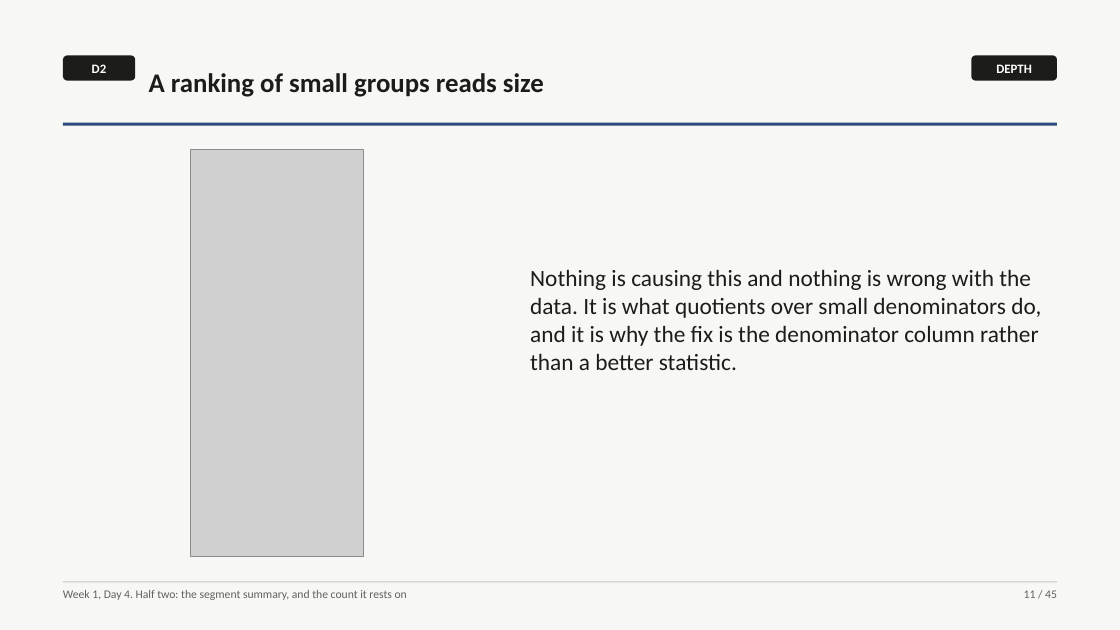
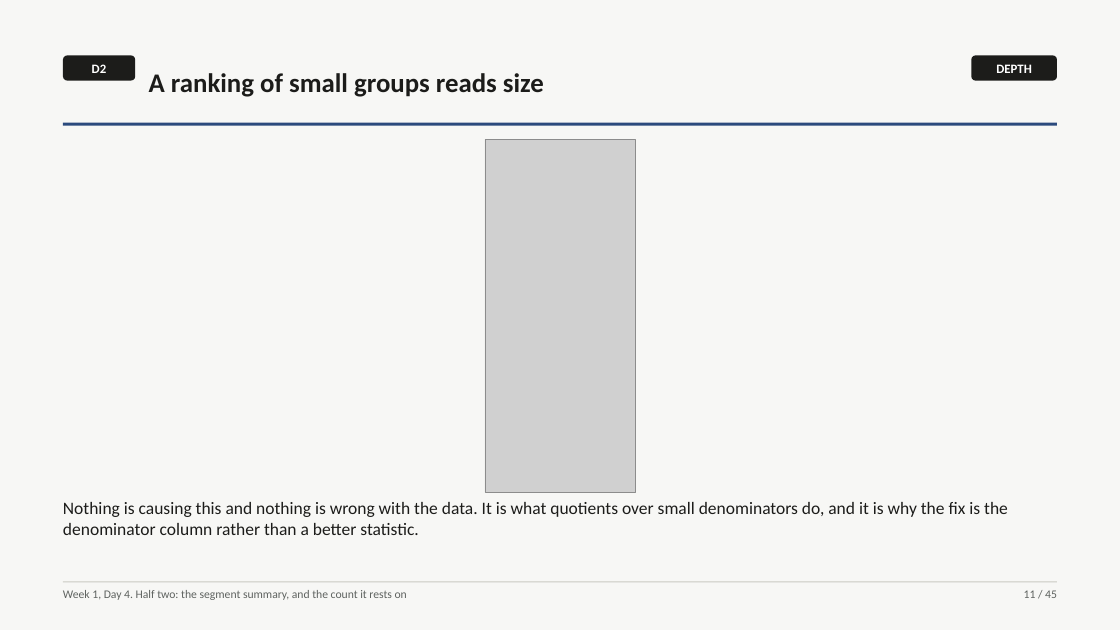
Before and after one commit to fde-academy-lab/c2-content-factory, a slide deck: slide 11 of content/W01/D4/slides/C2_W01_D04_half2_STUDENT.pptx. Drawn at 1120x630 pixels with LibreOffice and Linux fonts; fonts in the diff are those of the drawing; grey boxes stand for pictures. Boxes give left, top, right and bottom in pixels: in the first picture for what was removed or moved away, otherwise in the second. Text is boxed around its words. In the diff, an @@ line names an element or a change of style, - is before the commit and + after.

```diff
--- a/content/W01/D4/slides/C2_W01_D04_half2_STUDENT.pptx
+++ b/content/W01/D4/slides/C2_W01_D04_half2_STUDENT.pptx
@@ picture: place and size @@
-picture at [191, 150, 364, 556]
+picture at [485, 139, 635, 492]
@@ text "Nothing is causing this and ...": place and size @@
-text "Nothing is causing this and ..." at [530, 269, 1041, 370]
+text "Nothing is causing this and ..." at [63, 502, 1008, 535]
@@ text "Nothing is causing this and ..." at [63, 502, 1008, 535]: size 20 to 15 pt; less space between paragraphs @@
```
Also in this commit, not shown: 2 other slides changed, 23 other files.
